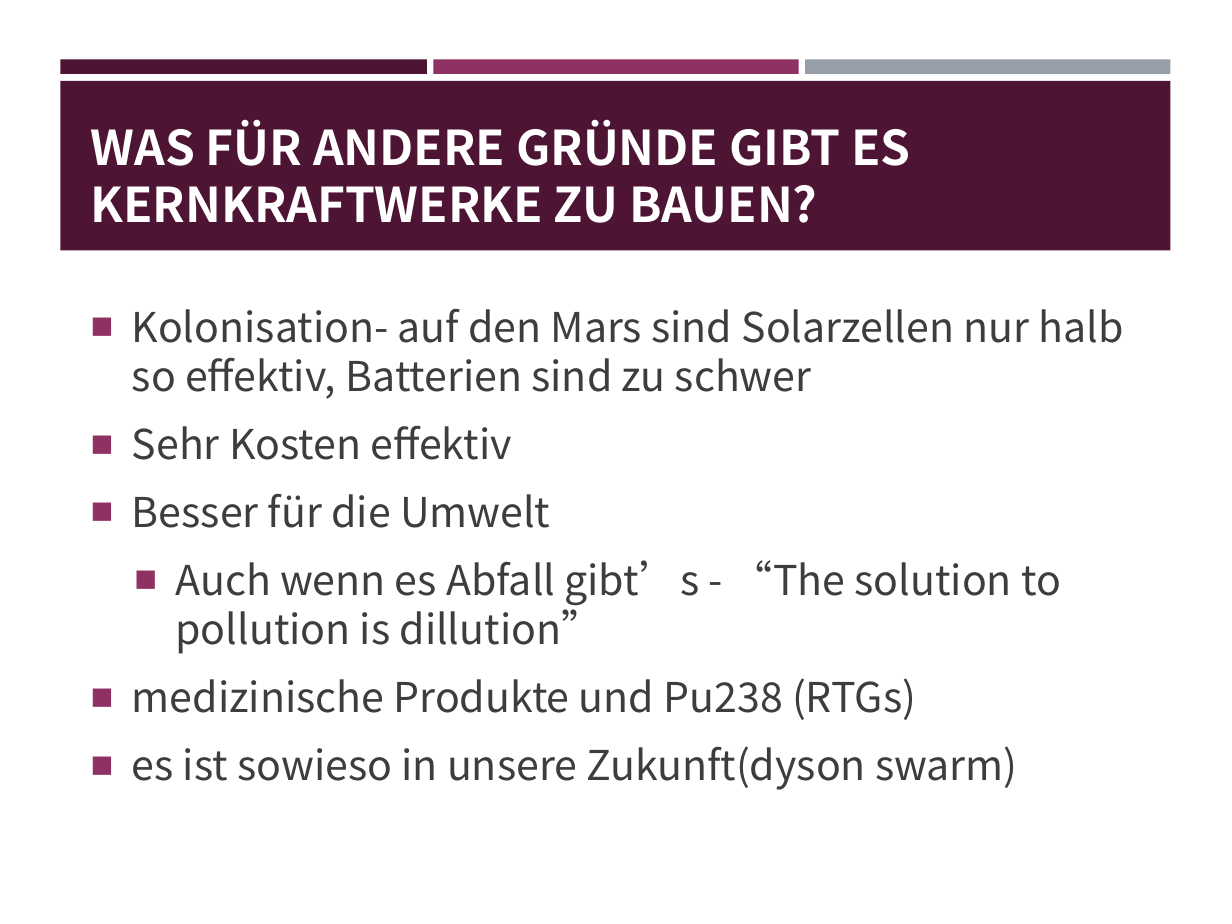
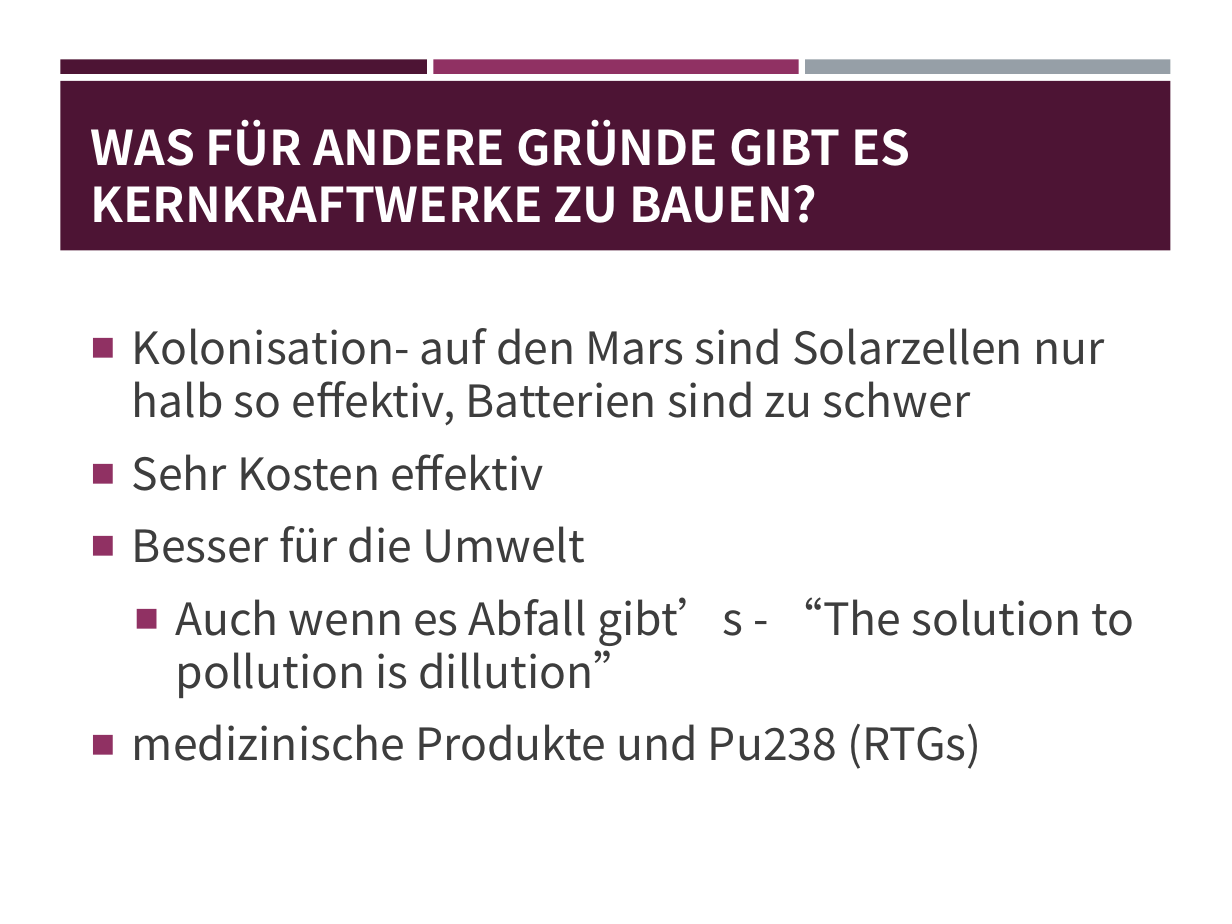
Before and after one commit to EnemyoftheFarmer/Thorium-Presentation, a slide deck: slide 21 of Thorium Reactors.pptx (slide 22 before the commit). Drawn at 1232x924 pixels with LibreOffice and Linux fonts; fonts in the diff are those of the drawing. Boxes give left, top, right and bottom in pixels: in the first picture for what was removed or moved away, otherwise in the second. Text is boxed around its words. In the diff, an @@ line names an element or a change of style, - is before the commit and + after.

```diff
--- a/Thorium Reactors.pptx
+++ b/Thorium Reactors.pptx
@@ text "Kolonisation- auf den Mars sind ..." at (x1=132, y1=328, x2=1135, y2=769): size 24.1 to 26 pt @@
@@ text at (x1=132, y1=746, x2=1018, y2=790): paragraph removed @@
-■ es ist sowieso in unsere Zukunft(dyson swarm)
```
Also in this commit, not shown: 4 other slides changed, 1 slide added, 2 slides removed.
